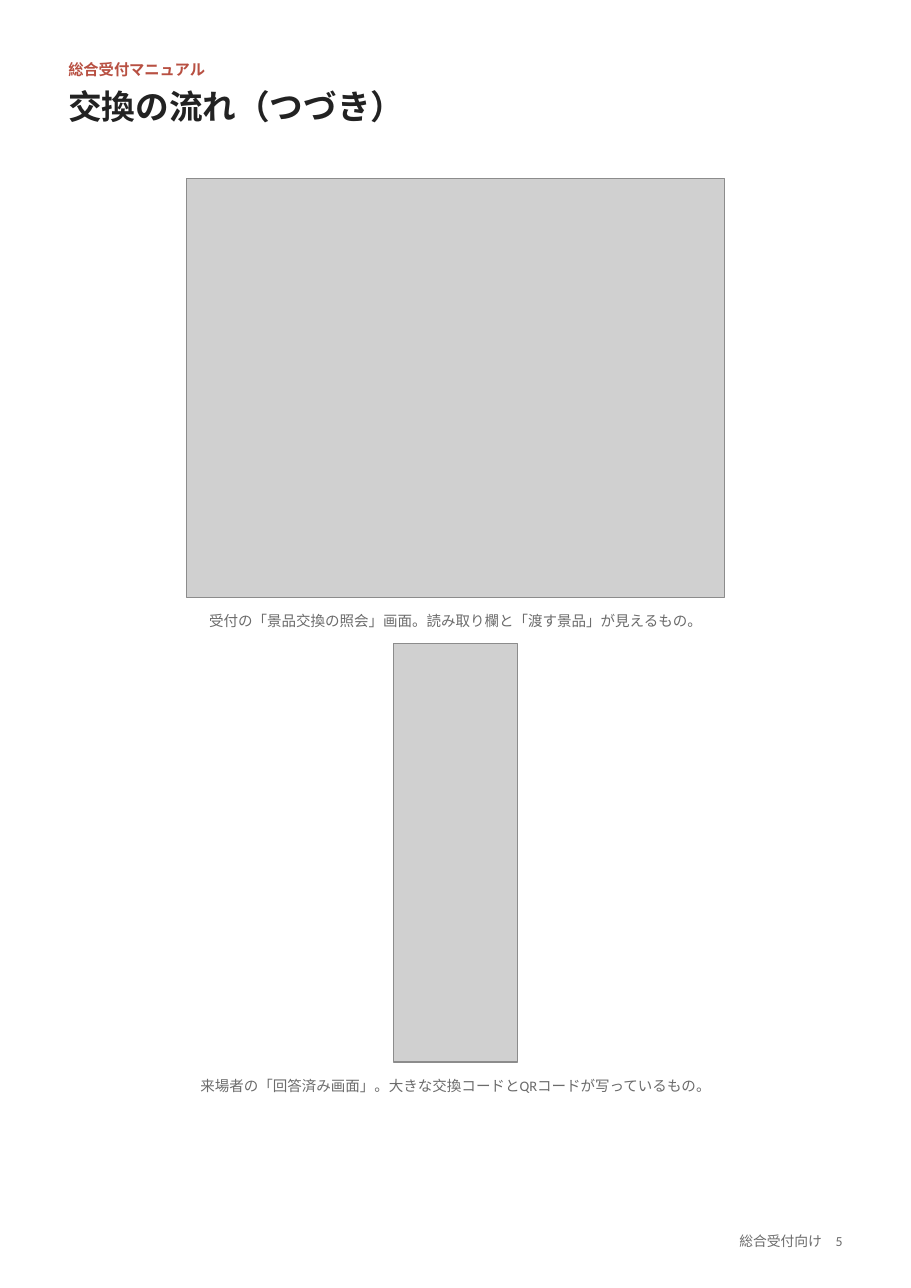
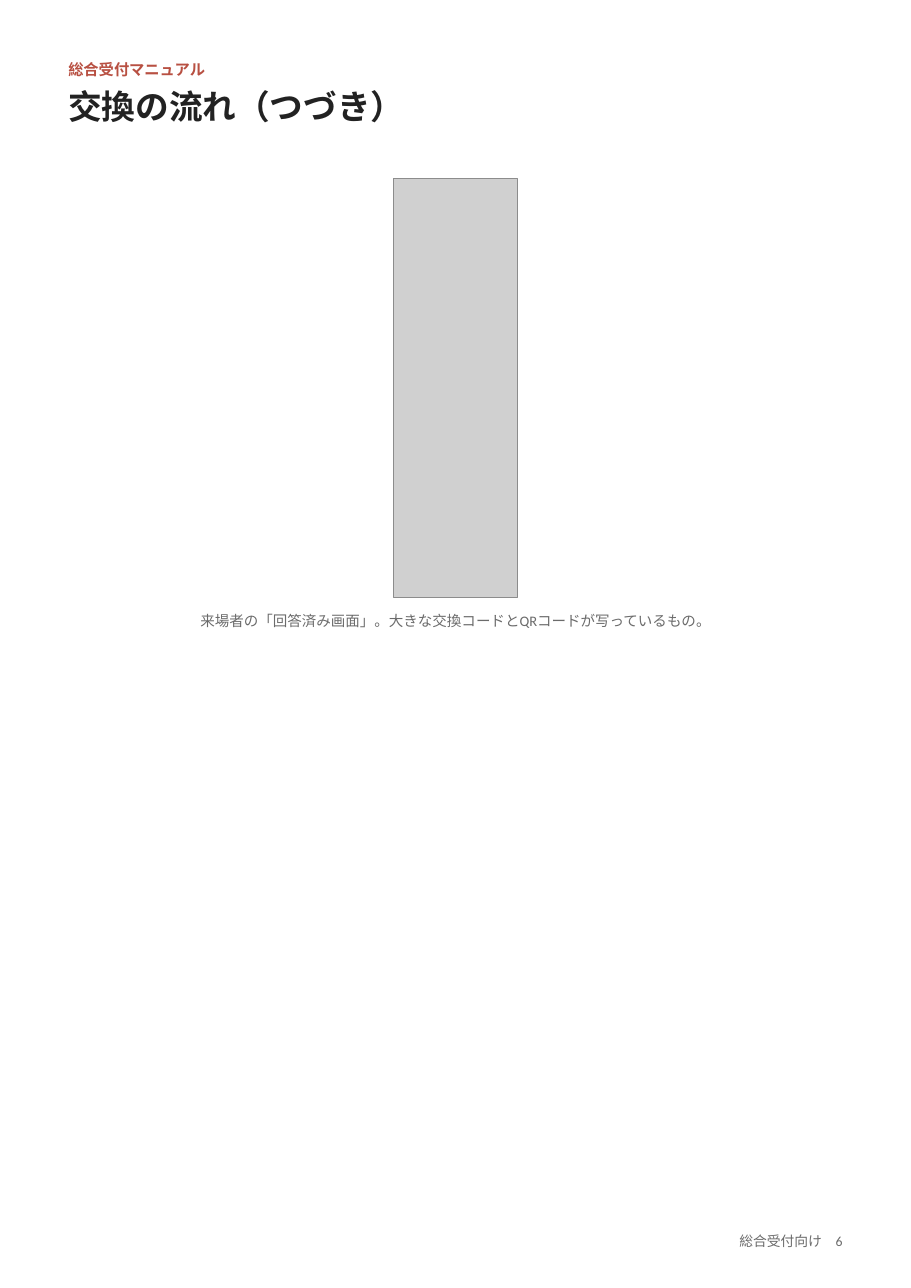
Before and after one commit to nisplus/enque, a slide deck: slide 6 of docs/manual-reception.pptx (slide 5 before the commit). Drawn at 911x1288 pixels with LibreOffice and Linux fonts; fonts in the diff are those of the drawing; grey boxes stand for pictures. Boxes give left, top, right and bottom in pixels: in the first picture for what was removed or moved away, otherwise in the second. Text is boxed around its words. In the diff, an @@ line names an element or a change of style, - is before the commit and + after.

```diff
--- a/docs/manual-reception.pptx
+++ b/docs/manual-reception.pptx
@@ picture removed at bbox=[186, 178, 725, 597] @@
@@ picture: place and size @@
-picture at bbox=[393, 643, 518, 1062]
+picture at bbox=[393, 178, 518, 597]
@@ text at bbox=[200, 613, 710, 628]: text changed @@
-受付の「景品交換の照会」画面。読み取り欄と「渡す景品」が見えるもの。
+来場者の「回答済み画面」。大きな交換コードとQRコードが写っているもの。
@@ text removed at bbox=[200, 1078, 710, 1093] @@
-来場者の「回答済み画面」。大きな交換コードとQRコードが写っているもの。
```
Also in this commit, not shown: 10 other slides changed, 1 slide added, 10 other files.
